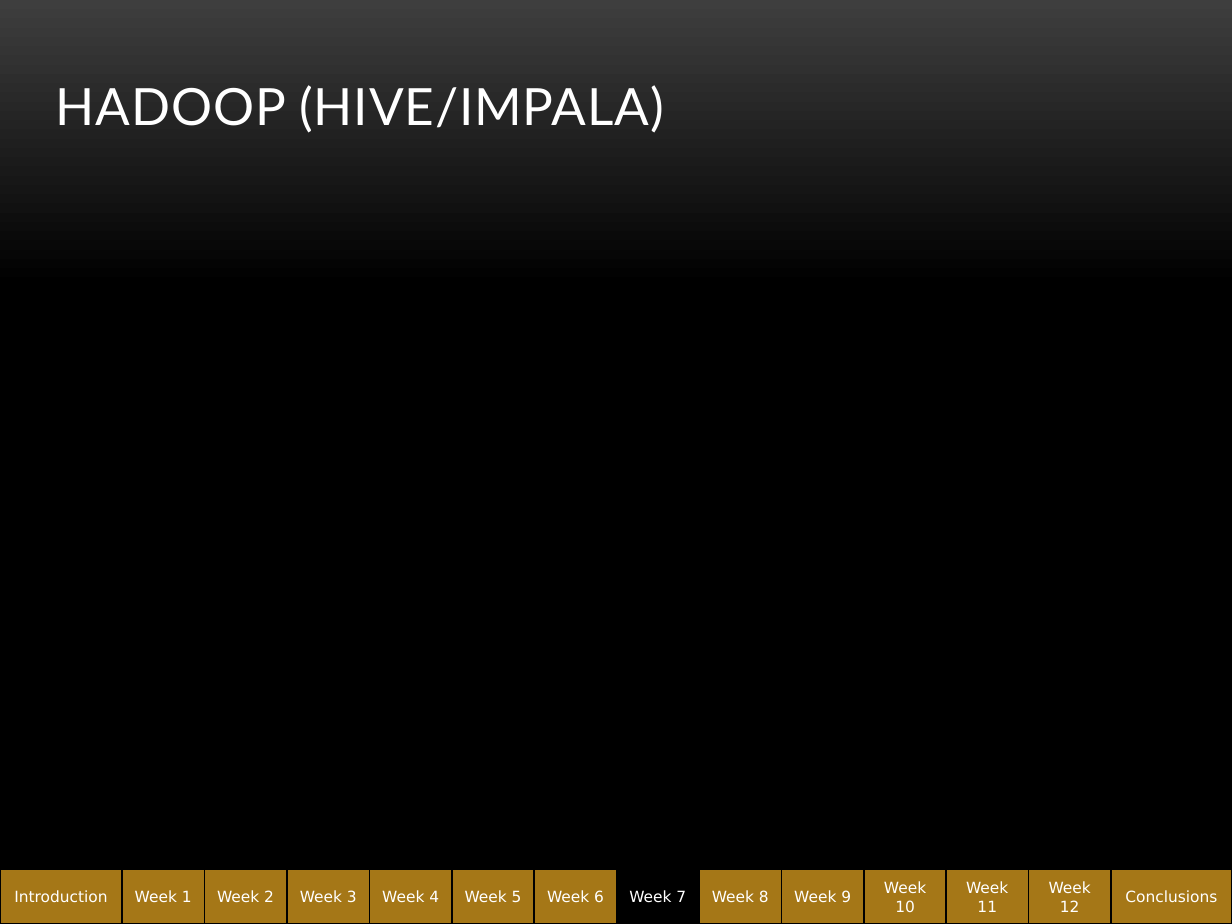
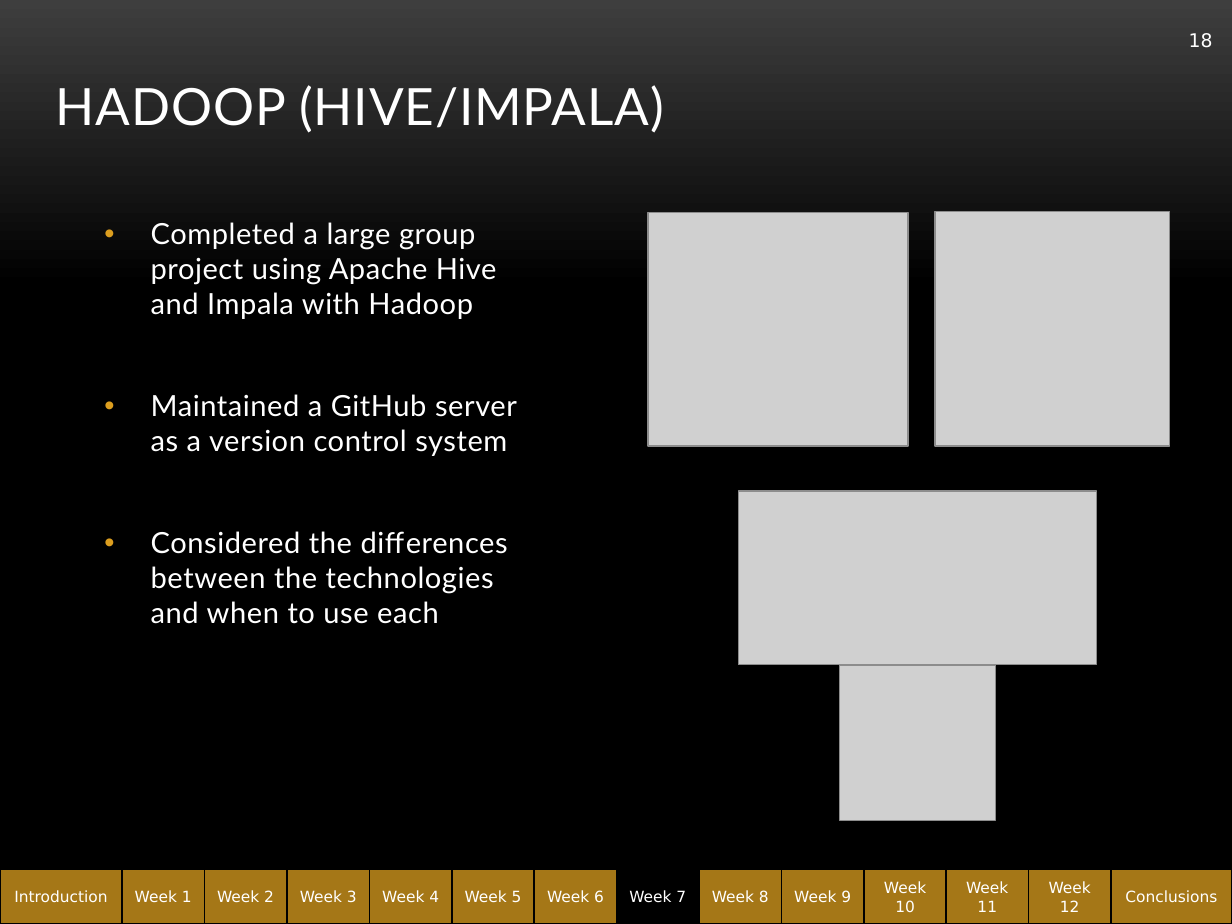
Before and after one commit to abe1ge/teletubbiesQAC, a slide deck: slide 18 of FinalPresentation.pptx (slide 12 before the commit). Drawn at 1232x924 pixels with LibreOffice and Linux fonts; fonts in the diff are those of the drawing; grey boxes stand for pictures; background and template pictures are left out. Boxes give left, top, right and bottom in pixels: in the first picture for what was removed or moved away, otherwise in the second. Text is boxed around its words. In the diff, an @@ line names an element or a change of style, - is before the commit and + after.

```diff
--- a/FinalPresentation.pptx
+++ b/FinalPresentation.pptx
@@ page number added at <box>1189,33,1213,48</box>, 11 pt, text #FFFFFF @@
+18
@@ text added at <box>151,222,517,624</box>, 17 pt, text #FFFFFF @@
+• Completed a large group project using Apache Hive and Impala with Hadoop
+• Maintained a GitHub server as a version control system
+• Considered the differences between the technologies and when to use each
@@ picture added at <box>648,212,908,446</box> @@
@@ picture added at <box>935,212,1169,446</box> @@
@@ picture added at <box>738,492,1096,665</box> @@
@@ picture added at <box>840,665,995,821</box> @@
```
Also in this commit, not shown: 24 other slides changed, 11 slides added.
